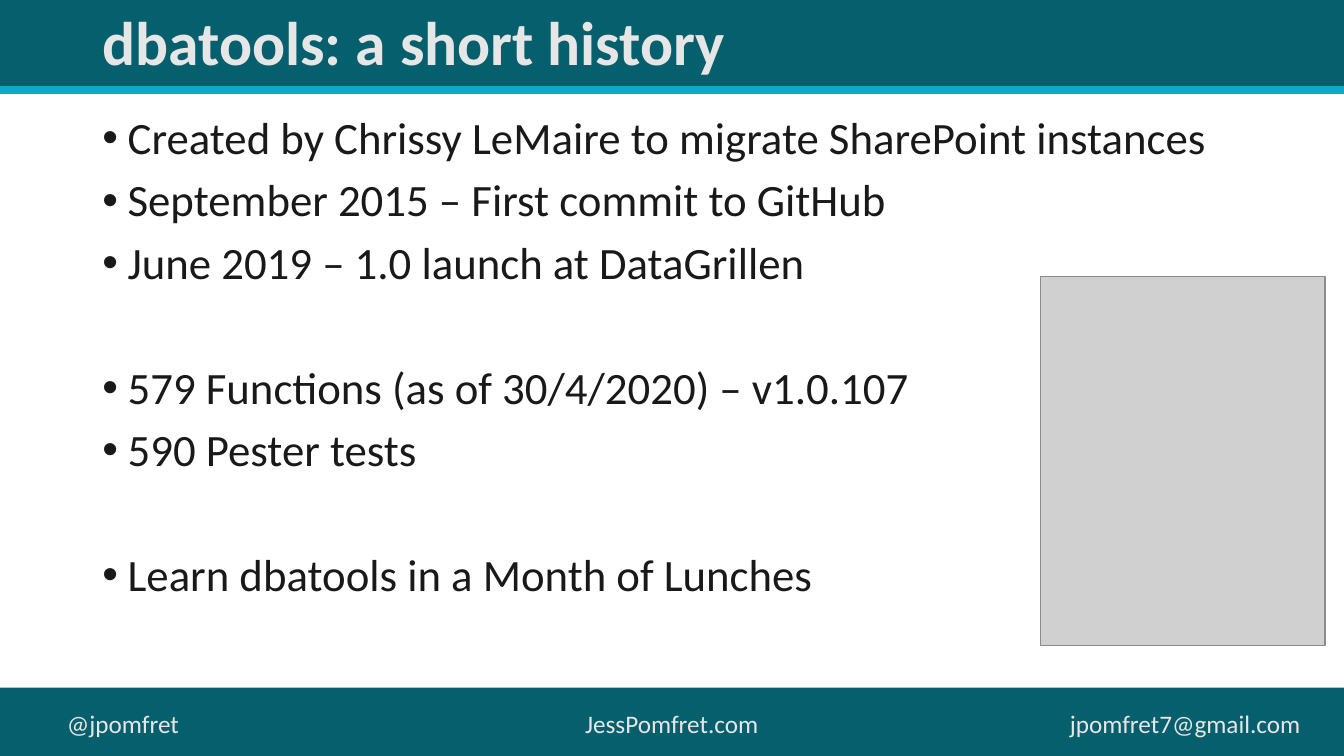
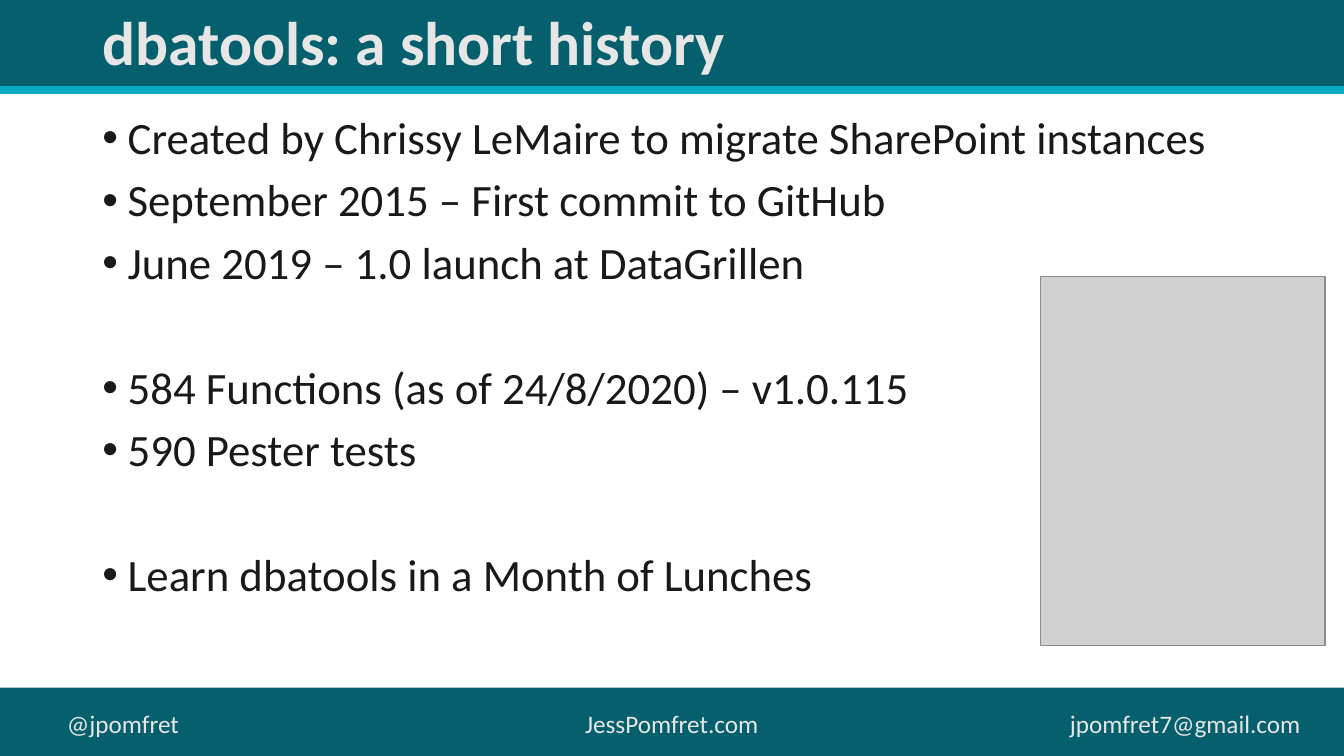
Before and after one commit to jpomfret/demos, a slide deck: slide 5 of LifeHacks_dbatools/LifeHacks_dbatools.pptx. Drawn at 1344x756 pixels with LibreOffice and Linux fonts; fonts in the diff are those of the drawing; grey boxes stand for pictures; background and template pictures are left out. Boxes give left, top, right and bottom in pixels: in the first picture for what was removed or moved away, otherwise in the second. Text is boxed around its words. In the diff, an @@ line names an element or a change of style, - is before the commit and + after.

```diff
--- a/LifeHacks_dbatools/LifeHacks_dbatools.pptx
+++ b/LifeHacks_dbatools/LifeHacks_dbatools.pptx
@@ text at box(128, 371, 908, 410): text changed @@
-• 579 Functions (as of 30/4/2020) – v1.0.107
+• 584 Functions (as of 24/8/2020) – v1.0.115
```
Also in this commit, not shown: 2 other slides changed, 4 other files.
